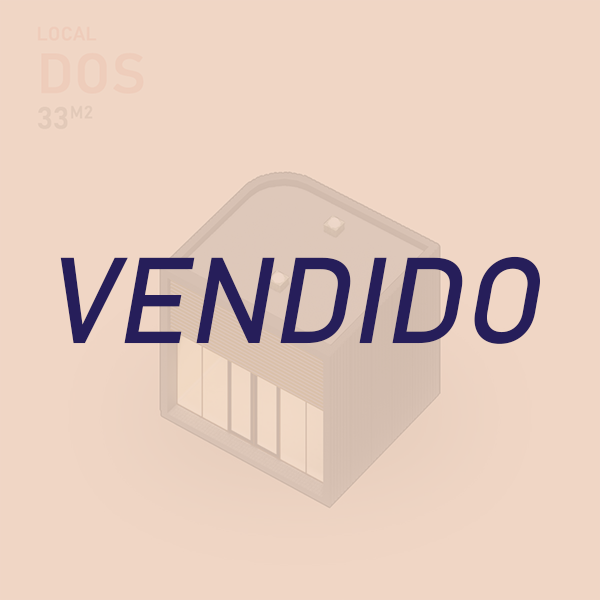
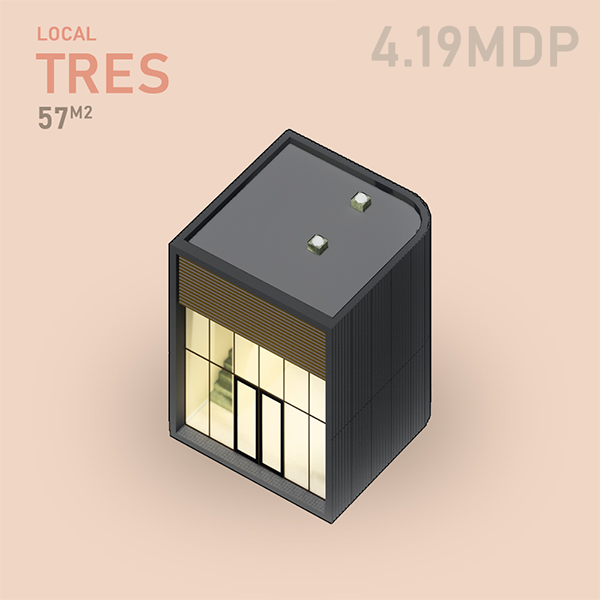
Layered file, before and after one edit (600 × 600). Changes by layer:
added layer "Layer 5" above "Layer 4" over [0, 0, 600, 600]
added layer "Layer 3" above "Layer 2" over [0, 0, 600, 600]
added layer "Layer 2" above "VENDIDO" over [0, 0, 600, 600]
hid "VENDIDO" over [60, 256, 540, 344]
hid "Layer 1" over [0, 0, 600, 600]
